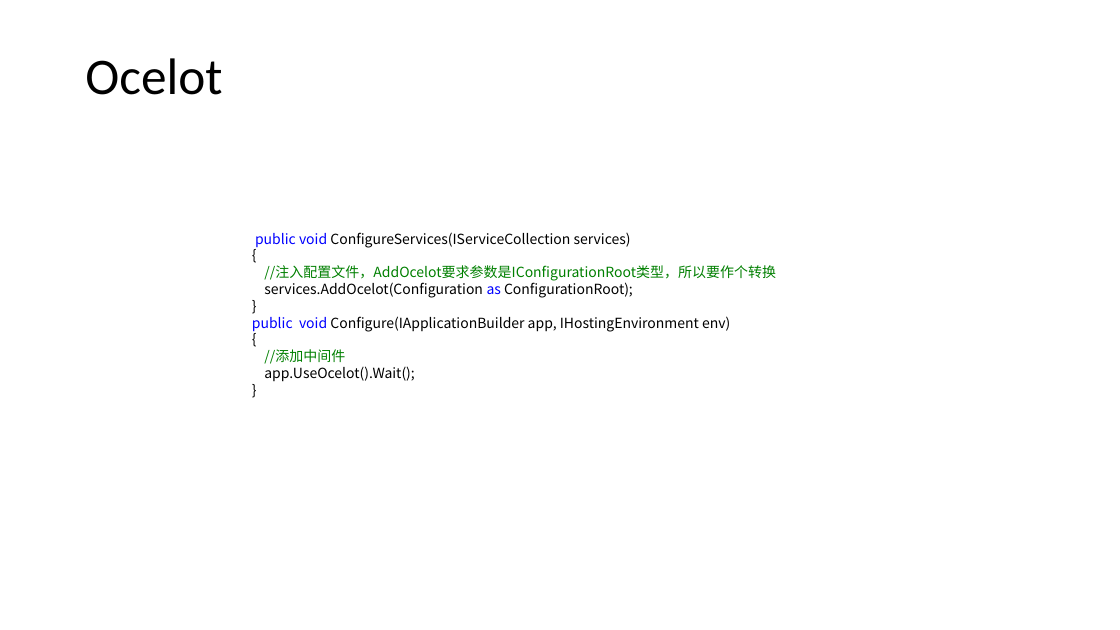
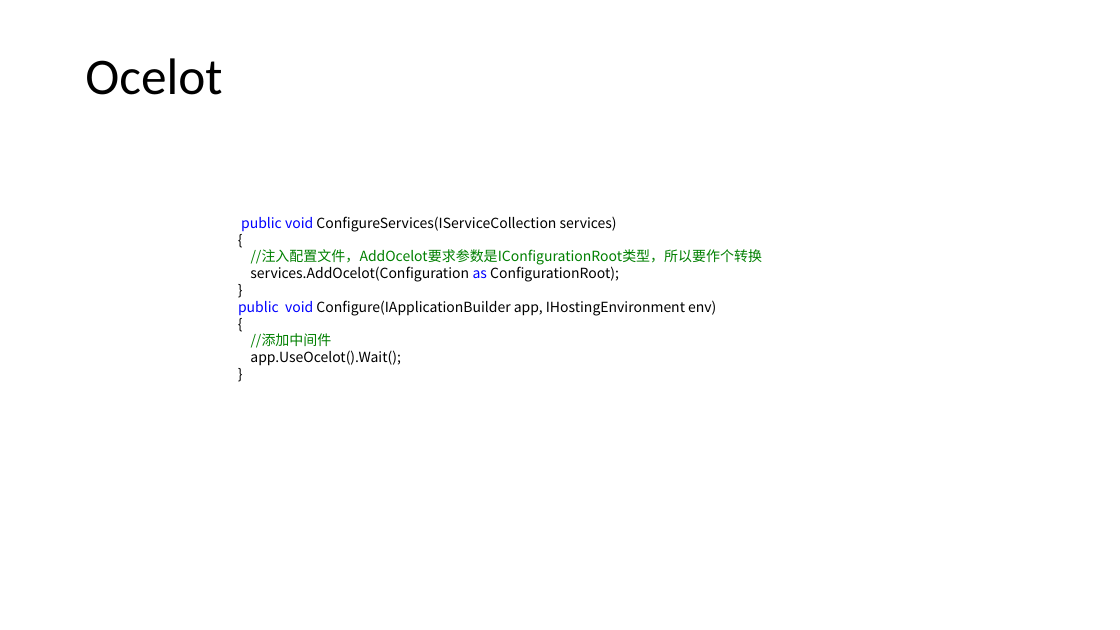
Before and after one commit to axzxs2001/HisMicroserviceSample, a slide deck: slide 27 of HisMicroserviceSample/Doc/基于.net core微服务.pptx. Drawn at 1120x630 pixels with LibreOffice and Linux fonts; fonts in the diff are those of the drawing; background and template pictures are left out. Boxes give left, top, right and bottom in pixels: in the first picture for what was removed or moved away, otherwise in the second. Text is boxed around its words. In the diff, an @@ line names an element or a change of style, - is before the commit and + after.

```diff
--- a/HisMicroserviceSample/Doc/基于.net core微服务.pptx
+++ b/HisMicroserviceSample/Doc/基于.net core微服务.pptx
@@ text "public void ConfigureServices(IServiceCollection services)": place and size @@
-text "public void ConfigureServices(IServiceCollection services)" at bbox=[252, 232, 776, 382]
+text "public void ConfigureServices(IServiceCollection services)" at bbox=[238, 216, 763, 366]
```
Also in this commit, not shown: 2 other slides changed, 4 slides added, 1 slide removed, 4 other files.
